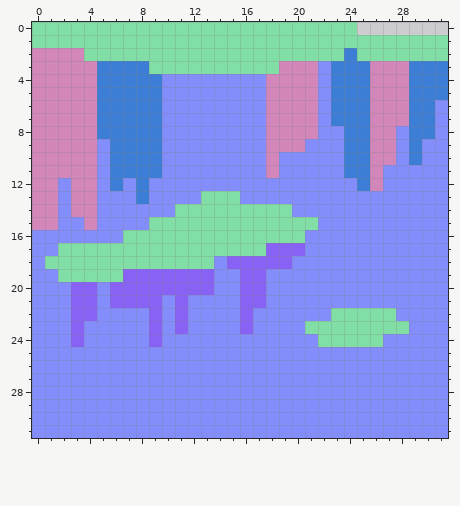
Edited in one commit: pixel-art file (game8/resources/textures/caves/tiles/floor_2.aseprite). The picture above was drawn from the file before the commit.
32x32 pixels, 1 frame.
New version:
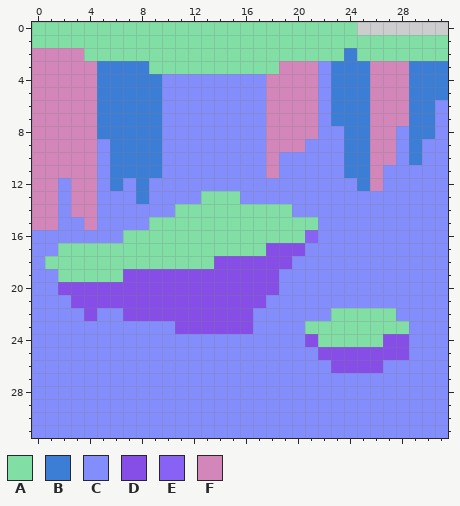
Palette (. is transparent): A #81dfa6  B #3c7dd5  C #838dfb  D #864de7  E #8762f5  F #d386ba
From old to new:
--- layer "Normal"
@@ x 0..31 @@
 15 FFCCFCCCCAAAAAAAAAAAAACCCCCCCCCC
-16 CCCCCCCAAAAAAAAAAAAAACCCCCCCCCCC
-17 CCAAAAAAAAAAAAAAAAEEECCCCCCCCCCC
-18 CAAAAAAAAAAAAACEEEEECCCCCCCCCCCC
-19 CCAAAAAEEEEEEECCEECCCCCCCCCCCCCC
-20 CCCEECEEEEEEEECCEECCCCCCCCCCCCCC
-21 CCCEECEEEECECCCCEECCCCCCCCCCCCCC
-22 CCCEECCCCECECCCCECCCCCCAAAAACCCC
-23 CCCECCCCCECECCCCECCCCAAAAAAAACCC
-24 CCCECCCCCECCCCCCCCCCCCAAAAACCCCC
-25 CCCCCCCCCCCCCCCCCCCCCCCCCCCCCCCC
-26 CCCCCCCCCCCCCCCCCCCCCCCCCCCCCCCC
+16 CCCCCCCAAAAAAAAAAAAAAECCCCCCCCCC
+17 CCAAAAAAAAAAAAAAAADDDCCCCCCCCCCC
+18 CAAAAAAAAAAAAADDDDDDCCCCCCCCCCCC
+19 CCAAAAADDDDDDDDDDDDCCCCCCCCCCCCC
+20 CCDDDDDDDDDDDDDDDDDCCCCCCCCCCCCC
+21 CCCDDDDDDDDDDDDDDDCCCCCCCCCCCCCC
+22 CCCCDCCDDDDDDDDDDCCCCCCAAAAACCCC
+23 CCCCCCCCCCCDDDDDDCCCCAAAAAAAACCC
+24 CCCCCCCCCCCCCCCCCCCCCDAAAAADDCCC
+25 CCCCCCCCCCCCCCCCCCCCCCDDDDDDDCCC
+26 CCCCCCCCCCCCCCCCCCCCCCCDDDDCCCCC
 27 CCCCCCCCCCCCCCCCCCCCCCCCCCCCCCCC
